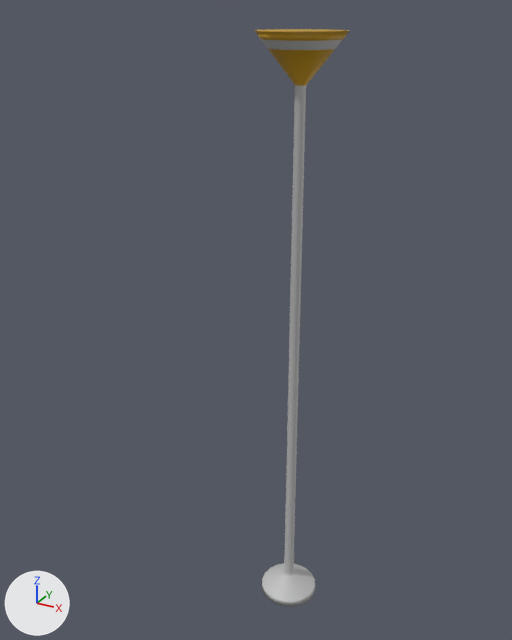
Renders of the FBX model Editor/Assets/IronWrought/Mesh/Props/En_P_Lamp.fbx from each side of a commit.
One viewpoint serves both versions: a camera (50 mm lens) standing at (0.852, -1.796, 1.929) and looking at (-0.049, -0.157, 1.109). The lights are fixed; the arrows at lower left show +X, +Y and +Z. Where no turn or scale is listed for an object, it has been applied to the vertices.

Names of what the first picture shows: 'En_P_Lamp'.
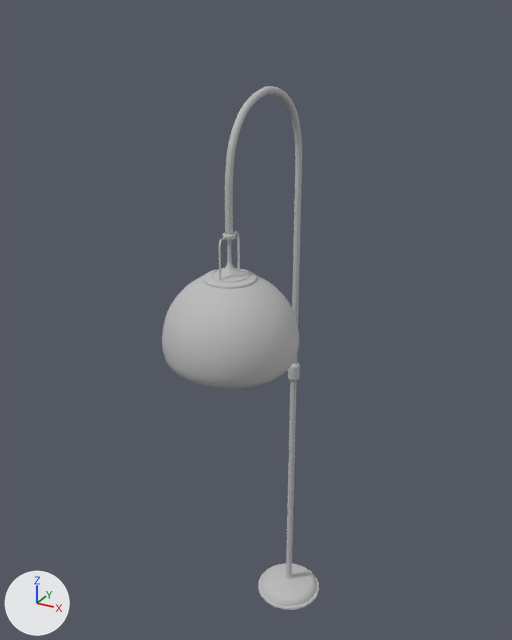
Pixel boxes (x1, y1, x2, y2) of what changed, in the pictures (512 x 640 px):
'En_P_Lamp', reshaped (63% wider, 9% shorter): before (254, 29, 350, 607); after (162, 86, 319, 610)
part 1 of me_mesh, added: after (162, 240, 299, 389)
part 2 of me_mesh, added: after (234, 232, 240, 269)
part 3 of me_mesh, added: after (218, 237, 227, 280)
part 4 of me_mesh, built on: before (254, 29, 350, 607); after (222, 86, 319, 610)

The change in detail:
Material 'Lamp_mat' (mat_lamp_mat) is new.
Its base color is (0.5, 0.5, 0.5) (grey #bcbcbc).
Its roughness is 0.749.
me_mesh is used by ob_en_p_lamp; location (0.0, 0.0, 0.0).
me_mesh had 202 vertices, 220 faces and spanned x -0.12..0.12, y -0.12..0.12, z 0.0..1.88.
me_mesh no longer uses material mat_lambert1 (grey #bcbcbc).
me_mesh no longer uses material mat_lambert2 (yellow #bc8e00).
me_mesh now has 2725 vertices, 2680 faces and spans x -0.17..0.17, y -0.55..0.11, z 0.0..1.75.
me_mesh part 1: a new loose piece of 1177 vertices spanning x -0.17..0.17, y -0.55..-0.21, z 1.09..1.43, in mat_lamp_mat (grey #bcbcbc).
me_mesh part 2: a new loose piece of 144 vertices spanning x 0.0, y -0.37..-0.33, z 1.32..1.43, in mat_lamp_mat (grey #bcbcbc).
me_mesh part 3: a new loose piece of 144 vertices spanning x 0.0, y -0.43..-0.39, z 1.32..1.43, in mat_lamp_mat (grey #bcbcbc).
me_mesh part 4: 170 vertices removed from x -0.12..0.12, y -0.12..0.12, z 0.0..1.88; 1228 vertices added at x -0.11..0.11, y -0.4..0.11, z 0.0..1.75.
me_mesh now uses material mat_lamp_mat (grey #bcbcbc).
